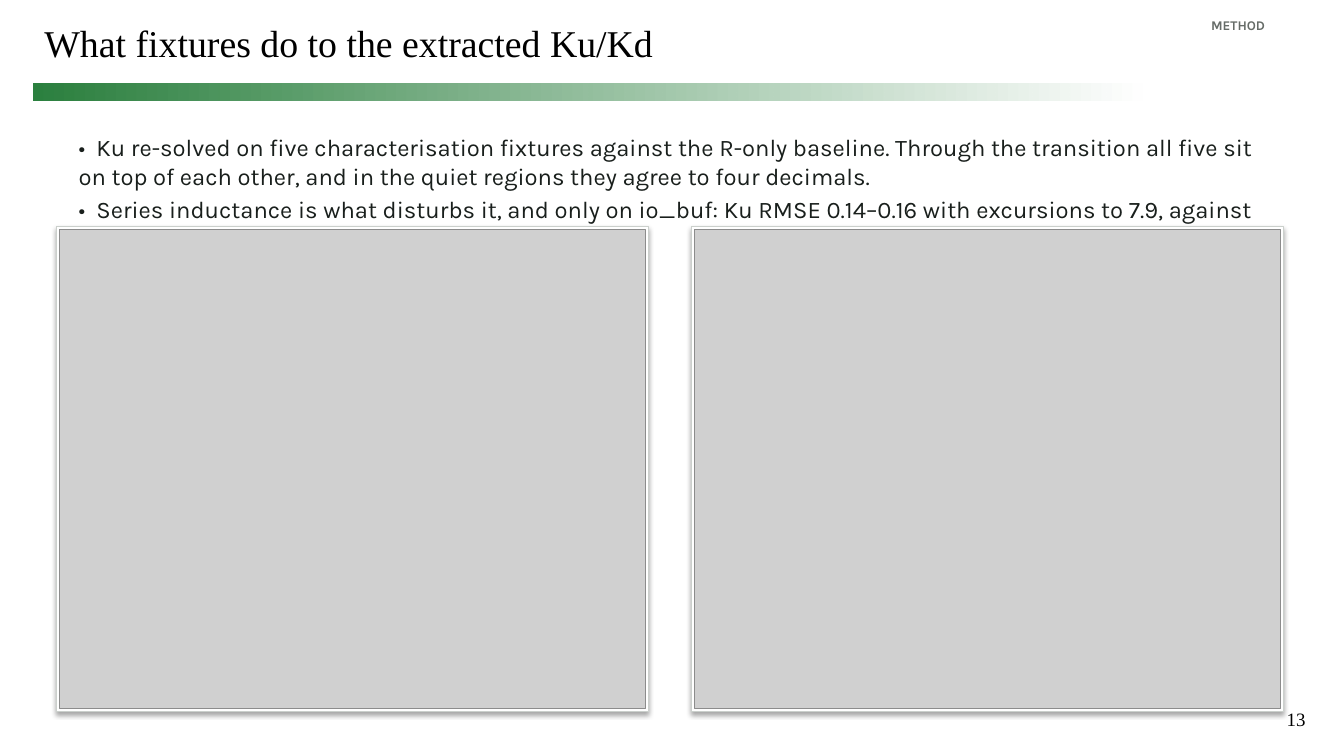
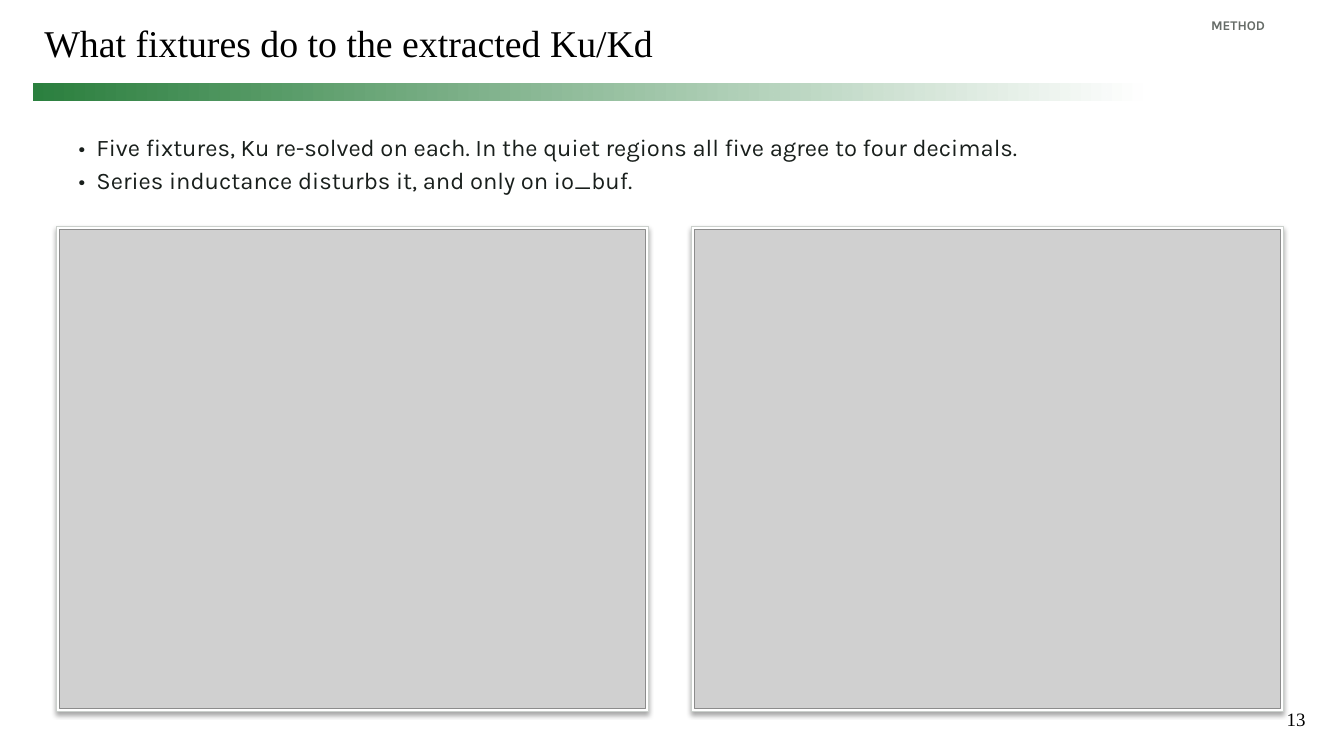
Before and after one commit to simon9721/ibis_comparison, a slide deck: slide 13 of results/meeting_deck_2026-09-04/ibis_pybis_status_2026-09-04.pptx. Drawn at 1344x756 pixels with LibreOffice and Linux fonts; fonts in the diff are those of the drawing; grey boxes stand for pictures. Boxes give left, top, right and bottom in pixels: in the first picture for what was removed or moved away, otherwise in the second. Text is boxed around its words. In the diff, an @@ line names an element or a change of style, - is before the commit and + after.

```diff
--- a/results/meeting_deck_2026-09-04/ibis_pybis_status_2026-09-04.pptx
+++ b/results/meeting_deck_2026-09-04/ibis_pybis_status_2026-09-04.pptx
@@ text at [96,139,1018,195]: text changed @@
-• Ku re-solved on five characterisation fixtures against the R-only baseline. Through the transition all five sit on top of each other, and in the quiet regions they agree to four decimals.
-• Series inductance is what disturbs it, and only on io_buf: Ku RMSE 0.14–0.16 with excursions to 7.9, against ≤0.03 on inv_chain and ex2.
+• Five fixtures, Ku re-solved on each. In the quiet regions all five agree to four decimals.
+• Series inductance disturbs it, and only on io_buf.
```
Also in this commit, not shown: 1 other file.
